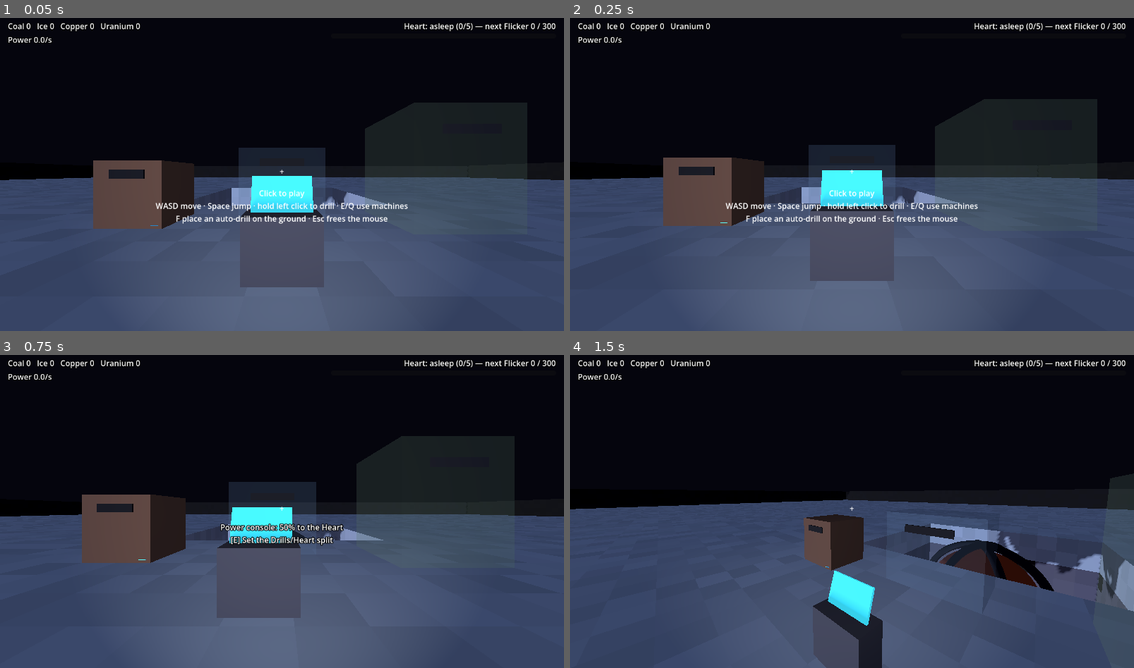
Above: before the commit, frames 1-4 (two rows, left to right).
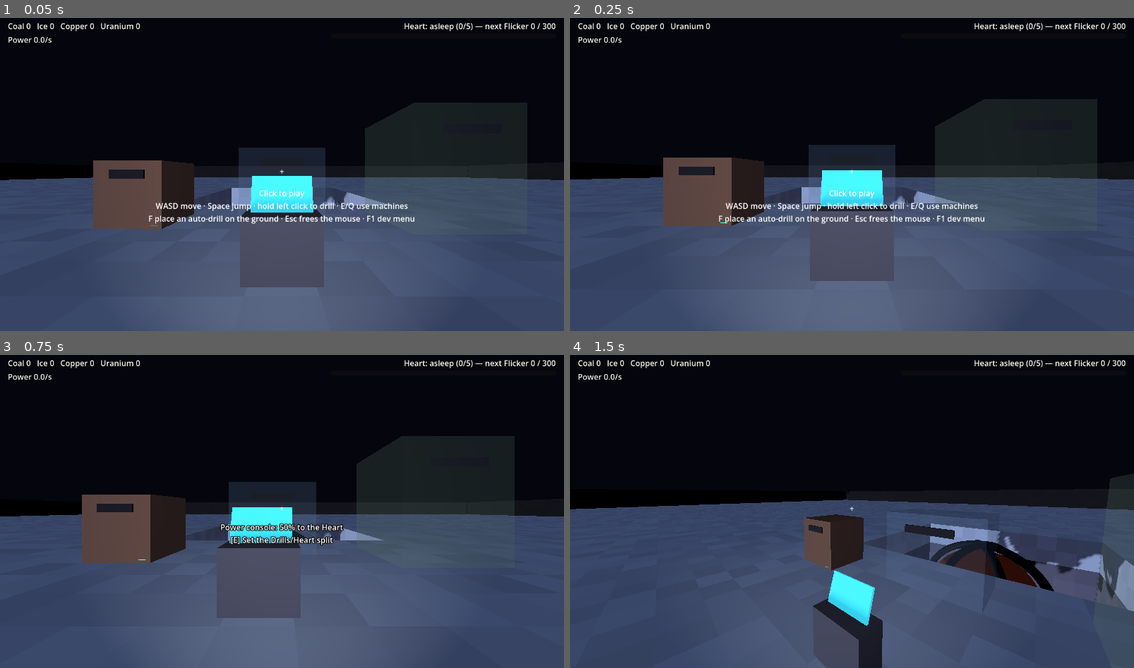
Above: after the commit, the same moments.

Repository: SneakKestrel16/Mininginc
Game: Godot game, scene res://src/main.tscn
Same seed, same stepped clock (60 frames per second), same inputs: the game is played once before the commit and once after it.
Inputs (mouse positions are in pixels of both pictures, inside the frame that each line leads up to):
- Up to frame 1 (0.05 s): no input
- Up to frame 2 (0.25 s): no input
- Up to frame 3 (0.75 s): tap Enter at 0.5 s; move the mouse to (406, 492) at 0.52 s; hold D from 0.53 s (still down); hold Ctrl from 0.53 s (still down); click (406, 492) at 0.67 s
- Up to frame 4 (1.5 s): tap Space at 0.77, 1.07 s; tap F at 0.8, 1.35 s; move the mouse to (823, 511) at 1.27 s; release D at 1.28 s; release Ctrl at 1.28 s; hold W from 1.28 s (still down); click (823, 511) at 1.42 s

The runs differ from the first frame. In frame 1, 0.6% of the frame differs, in the area x 26-74%, y 63-66%; in frame 2, 0.6%; in frame 3, nothing differs; in frame 4, nothing differs.

Commit message:
feat: story 019 dev menu (heartwake/story-019)

Diff:
--- a/src/main.tscn
+++ b/src/main.tscn
@@ -13,6 +13,7 @@
 [ext_resource type="PackedScene" path="res://src/ui/hud.tscn" id="15_hud"]
 [ext_resource type="Script" path="res://src/machines/console.gd" id="16_console"]
 [ext_resource type="Script" path="res://src/heart/ore_sight.gd" id="17_sight"]
+[ext_resource type="Script" path="res://src/ui/dev_menu.gd" id="18_dev"]
 
 [sub_resource type="Environment" id="Env"]
 background_mode = 1
@@ -134,5 +135,11 @@
 layout_mode = 2
 economy = NodePath("../../../../../Economy")
 
+[node name="DevMenu" type="CanvasLayer" parent="." node_paths=PackedStringArray("economy", "player", "heart")]
+script = ExtResource("18_dev")
+economy = NodePath("../Economy")
+player = NodePath("../Player")
+heart = NodePath("../Heart")
+
 [node name="AwayDialog" type="AcceptDialog" parent="."]
 title = "Heartwake"
--- a/src/player/player.gd
+++ b/src/player/player.gd
@@ -23,6 +23,12 @@
 var _target_normal := Vector3.ZERO
 ## True while an overlay is open, which hides the "click to play" hint.
 var hint_blocked := false
+## Dev menu fly mode: no gravity, no collision, Space up and Ctrl down, three times the speed.
+var flying := false:
+	set(on):
+		flying = on
+		$Shape.disabled = on
+		velocity = Vector3.ZERO
 
 var _move_speed: float
 var _jump_velocity: float
@@ -91,17 +97,20 @@
 
 func _physics_process(delta: float) -> void:
 	world.update_around(global_position)
-	velocity.y -= _gravity * delta
+	if not flying:
+		velocity.y -= _gravity * delta
 	var wish := Vector2.ZERO
 	var drilling := false
 	if controls_enabled:
 		wish = Vector2(
 			float(Input.is_physical_key_pressed(KEY_D)) - float(Input.is_physical_key_pressed(KEY_A)),
 			float(Input.is_physical_key_pressed(KEY_S)) - float(Input.is_physical_key_pressed(KEY_W)))
-		if Input.is_physical_key_pressed(KEY_SPACE) and is_on_floor():
+		if flying:
+			velocity.y = (float(Input.is_physical_key_pressed(KEY_SPACE)) - float(Input.is_physical_key_pressed(KEY_CTRL))) * _move_speed * 3.0
+		elif Input.is_physical_key_pressed(KEY_SPACE) and is_on_floor():
 			velocity.y = _jump_velocity
 		drilling = Input.is_mouse_button_pressed(MOUSE_BUTTON_LEFT)
-	var move := (transform.basis * Vector3(wish.x, 0.0, wish.y)).normalized() * _move_speed
+	var move := (transform.basis * Vector3(wish.x, 0.0, wish.y)).normalized() * _move_speed * (3.0 if flying else 1.0)
 	velocity.x = move.x
 	velocity.z = move.z
 	move_and_slide()
--- a/src/player/player.tscn
+++ b/src/player/player.tscn
@@ -64,7 +64,7 @@
 offset_bottom = 110.0
 text = "Click to play
 WASD move · Space jump · hold left click to drill · E/Q use machines
-F place an auto-drill on the ground · Esc frees the mouse"
+F place an auto-drill on the ground · Esc frees the mouse · F1 dev menu"
 horizontal_alignment = 1
 
 [node name="Prompt" type="Label" parent="Crosshair"]
--- /dev/null
+++ b/src/ui/dev_menu.gd
@@ -0,0 +1,138 @@
+## Dev menu (brief: Milestone 4 item 22): F1 opens it. Adds ore, sets the Heart's stage or
+## fills its meter, skips time, toggles fly mode, and teleports. Built in code: it is a
+## testing tool, not part of the game's look.
+class_name DevMenu
+extends CanvasLayer
+
+## Seconds per step when skipping time; the same step offline progress uses.
+const SKIP_STEP := 5.0
+
+@export var economy: Economy
+@export var player: Player
+## Where "Heart" teleports to.
+@export var heart: Node3D
+
+var _amount: SpinBox
+var _stage: SpinBox
+var _fly: CheckButton
+var _status: Label
+
+
+func _ready() -> void:
+	layer = 3
+	visible = false
+	var panel := PanelContainer.new()
+	panel.position = Vector2(24, 90)
+	add_child(panel)
+	var rows := VBoxContainer.new()
+	rows.add_theme_constant_override("separation", 8)
+	panel.add_child(_margin(rows))
+	_label(rows, "DEV MENU  (F1 closes)")
+
+	var ore_row := _row(rows, "Ore")
+	_amount = _spin(ore_row, 1, 1000, 10)
+	for id in economy.mine.ores:
+		_button(ore_row, "+ %s" % id.capitalize(), _add_ore.bind(id))
+
+	var heart_row := _row(rows, "Heart")
+	_stage = _spin(heart_row, 0, economy.heart.stages.size(), economy.heart.stage)
+	_button(heart_row, "Set stage", _set_stage)
+	_button(heart_row, "Fill meter", _fill_meter)
+
+	var time_row := _row(rows, "Skip")
+	for minutes in [1, 10, 60]:
+		_button(time_row, "+%d min" % minutes, _skip.bind(minutes * 60.0))
+
+	var move_row := _row(rows, "Move")
+	_fly = CheckButton.new()
+	_fly.text = "Fly (Space up, Ctrl down)"
+	_fly.toggled.connect(func(on: bool) -> void: player.flying = on)
+	move_row.add_child(_fly)
+	_button(move_row, "To base", _teleport.bind(Vector3(64.5, 1.5, 64.5)))
+	_button(move_row, "To Heart", func() -> void: _teleport(heart.global_position + Vector3(0, 0, 5)))
+
+	_status = _label(rows, "")
+
+
+func _unhandled_input(event: InputEvent) -> void:
+	if event is InputEventKey and event.pressed and not event.echo and event.physical_keycode == KEY_F1:
+		visible = not visible
+		player.hint_blocked = visible
+		player.set_controls(not visible)
+		get_viewport().set_input_as_handled()
+
+
+func _add_ore(id: String) -> void:
+	economy.mine.ores[id] += int(_amount.value)
+	economy.mine.changed.emit()
+	_status.text = "Added %d %s" % [int(_amount.value), id]
+
+
+func _set_stage() -> void:
+	economy.heart.stage = int(_stage.value)
+	economy.heart.progress = 0.0
+	economy.apply_heart()
+	_status.text = "Heart at stage %d" % economy.heart.stage
+
+
+# Adds exactly what the meter lacks, the way power does, so the stage's line and bonuses
+# play as in normal play.
+func _fill_meter() -> void:
+	if economy.heart.is_awake():
+		_status.text = "Every stage is reached"
+		return
+	for index in economy.heart.add(economy.heart.threshold() - economy.heart.progress):
+		economy.stage_reached.emit(index)
+	economy.apply_heart()
+	_status.text = "Heart reached stage %d" % economy.heart.stage
+
+
+func _skip(seconds: float) -> void:
+	economy.advance(seconds, SKIP_STEP)
+	_status.text = "Skipped %d min" % int(seconds / 60.0)
+
+
+func _teleport(to: Vector3) -> void:
+	player.global_position = to
+	player.velocity = Vector3.ZERO
+	_status.text = "Teleported to %s" % to
+
+
+func _margin(inner: Control) -> MarginContainer:
+	var margin := MarginContainer.new()
+	for side in ["left", "top", "right", "bottom"]:
+		margin.add_theme_constant_override("margin_" + side, 12)
+	margin.add_child(inner)
+	return margin
+
+
+func _row(parent: Control, title: String) -> HBoxContainer:
+	var row := HBoxContainer.new()
+	row.add_theme_constant_override("separation", 6)
+	parent.add_child(row)
+	var label := _label(row, title)
+	label.custom_minimum_size.x = 50
+	return row
+
+
+func _label(parent: Control, text: String) -> Label:
+	var label := Label.new()
+	label.text = text
+	parent.add_child(label)
+	return label
+
+
+func _spin(parent: Control, low: float, high: float, value: float) -> SpinBox:
+	var spin := SpinBox.new()
+	spin.min_value = low
+	spin.max_value = high
+	spin.value = value
+	parent.add_child(spin)
+	return spin
+
+
+func _button(parent: Control, text: String, action: Callable) -> void:
+	var button := Button.new()
+	button.text = text
+	button.pressed.connect(action)
+	parent.add_child(button)
Binary file added: production/qa/evidence/story-019-dev-menu/menu.png
Not shown, added: production/qa/evidence/story-019-dev-menu/stamp.txt
Not shown: 1 places in src/main.tscn that only renumber resources
Not shown, added: src/ui/dev_menu.gd.uid
Not shown, changed: production/epics/heartwake/story-019-dev-menu.md
